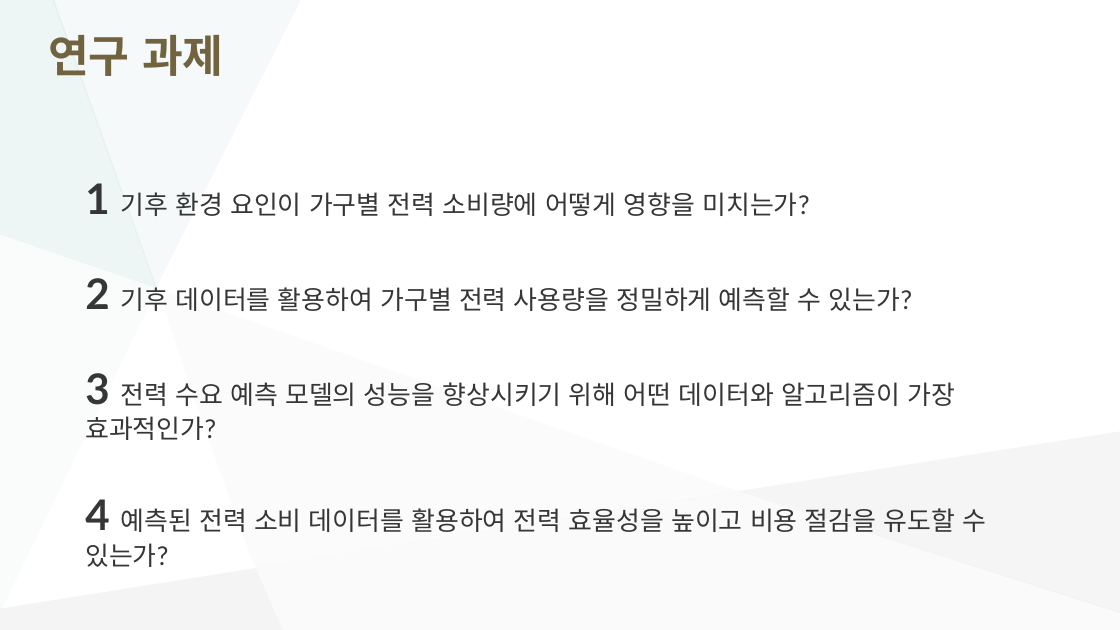
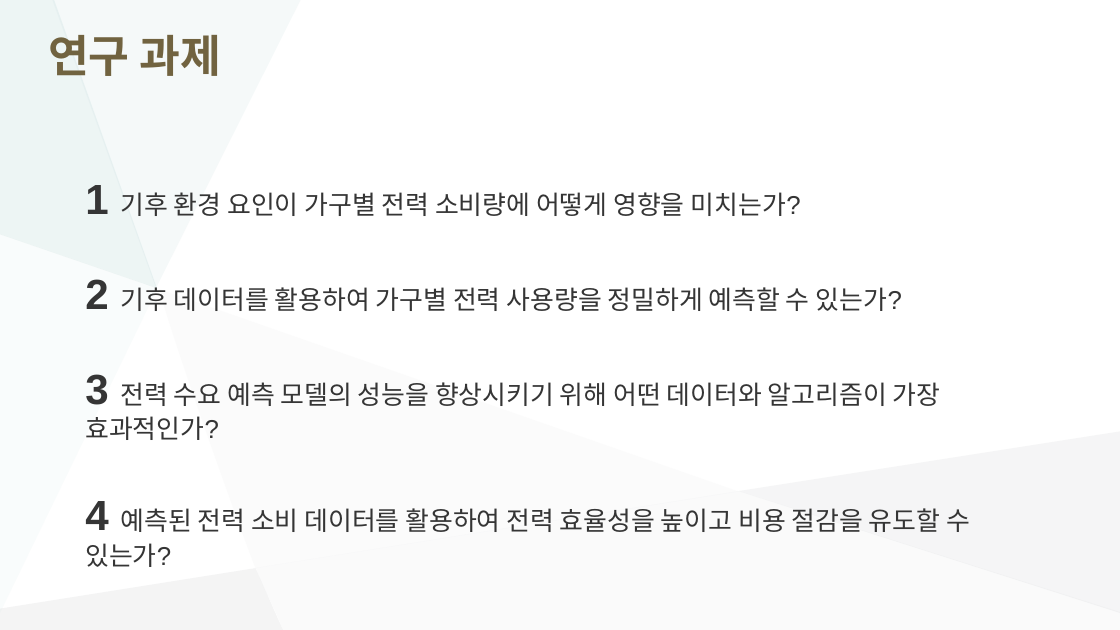
Before and after one commit to somnio-kimm/electricity_consumption_prediction, a slide deck: slide 4 of doc/정형프로젝트_기획안발표_250402_최종.pptx. Drawn at 1120x630 pixels with LibreOffice and Linux fonts; fonts in the diff are those of the drawing. Boxes give left, top, right and bottom in pixels: in the first picture for what was removed or moved away, otherwise in the second. Text is boxed around its words. In the diff, an @@ line names an element or a change of style, - is before the commit and + after.

```diff
--- a/doc/정형프로젝트_기획안발표_250402_최종.pptx
+++ b/doc/정형프로젝트_기획안발표_250402_최종.pptx
@@ freeform shape at [0, 0, 157, 288]: fill #C1DBDB at 27% opacity to #BFDBDA at 27% opacity @@
@@ title "연구 과제" at [48, 35, 222, 76]: font Lato to Arial @@
@@ freeform shape at [52, 0, 300, 288]: fill #E0EDED at 31% opacity to #DFECEC at 31% opacity @@
@@ text "1 기후 환경 요인이 가구별 ..." at [85, 185, 970, 567]: font Lato to Arial, text colour #363636 to #353535; less space between paragraphs; more space between paragraphs @@
@@ freeform shape at [0, 234, 157, 613]: fill #C1DBDB at 8% opacity to #BFDBDA at 8% opacity @@
@@ freeform shape at [160, 289, 739, 568]: fill #F3F2F2 at 26% opacity to #F2F2F2 at 26% opacity @@
```
Also in this commit, not shown: 7 other slides changed, 11 other files.
